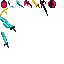
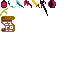
Layers edited between the first and the second (64, 64) image:
painted on "Layer 1" over [0, 16, 16, 48]
